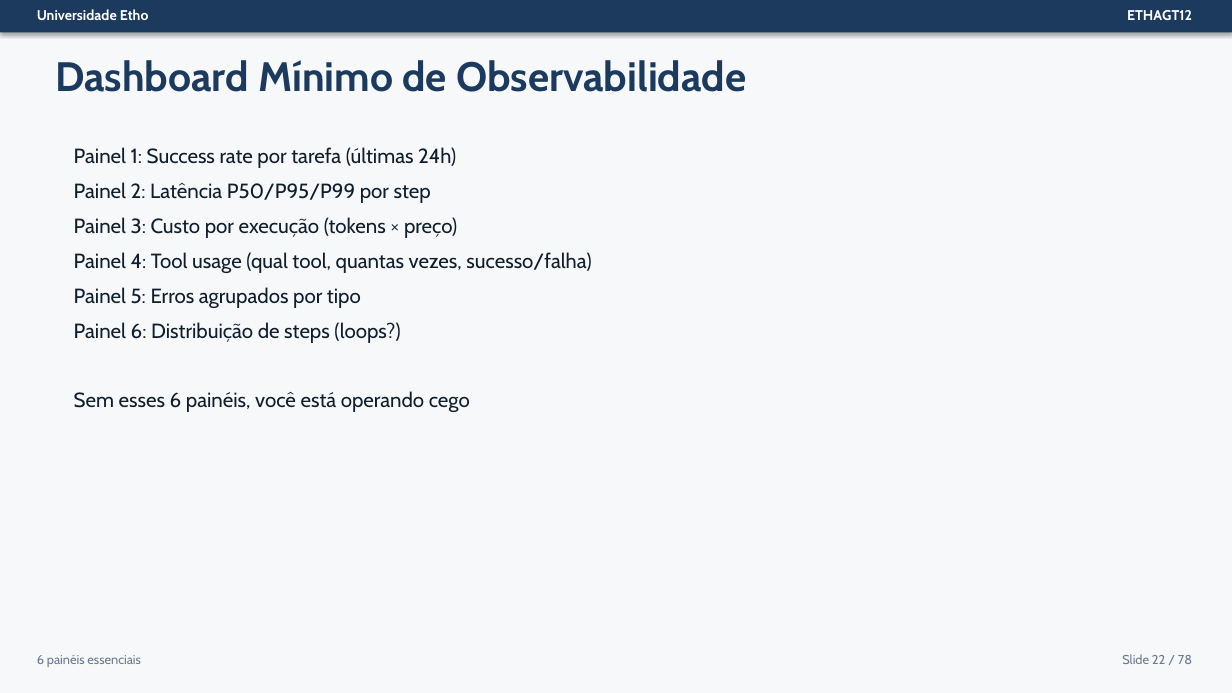
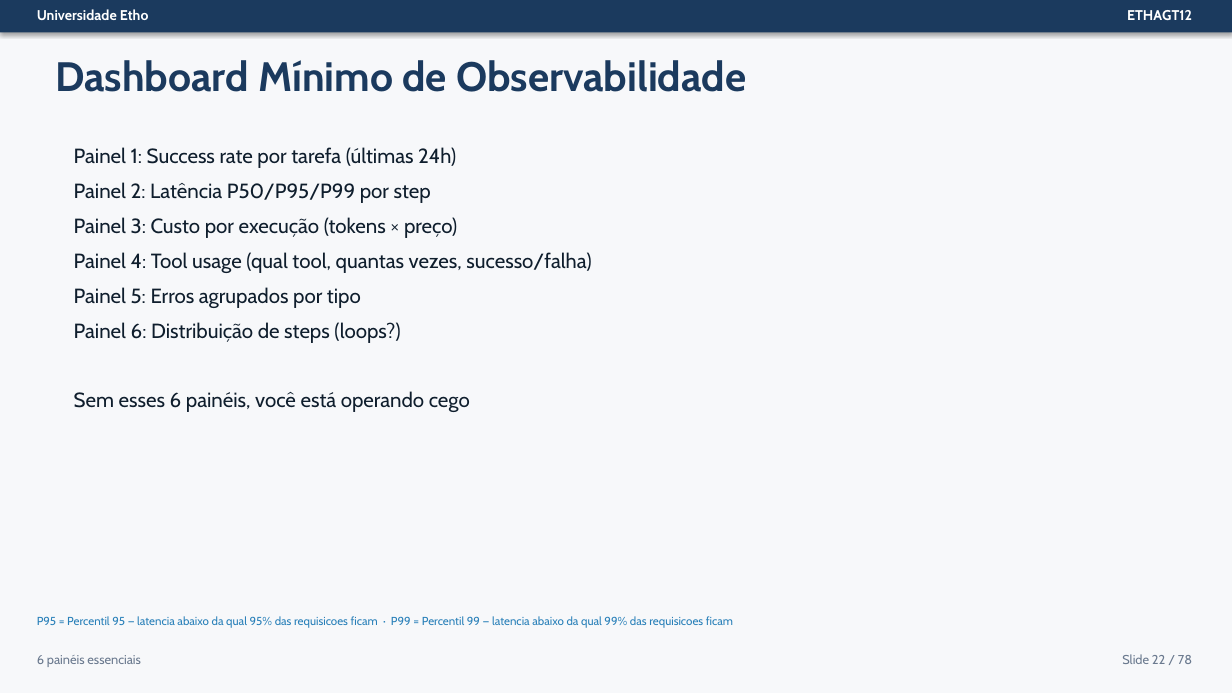
Before and after one commit to Etho-University/especializacao-programacao-agentica, a slide deck: slide 22 of docs/03-Slides/ETHAGT12/ETHAGT12-slides.pptx. Drawn at 1232x693 pixels with LibreOffice and Linux fonts; fonts in the diff are those of the drawing. Boxes give left, top, right and bottom in pixels: in the first picture for what was removed or moved away, otherwise in the second. Text is boxed around its words. In the diff, an @@ line names an element or a change of style, - is before the commit and + after.

```diff
--- a/docs/03-Slides/ETHAGT12/ETHAGT12-slides.pptx
+++ b/docs/03-Slides/ETHAGT12/ETHAGT12-slides.pptx
@@ text added at box(37, 616, 733, 628), 9 pt, text #2980B9 @@
+P95 = Percentil 95 — latencia abaixo da qual 95% das requisicoes ficam · P99 = Percentil 99 — latencia abaixo da qual 99% das requisicoes ficam
```
Also in this commit, not shown: 5 other slides changed, 55 other files.
